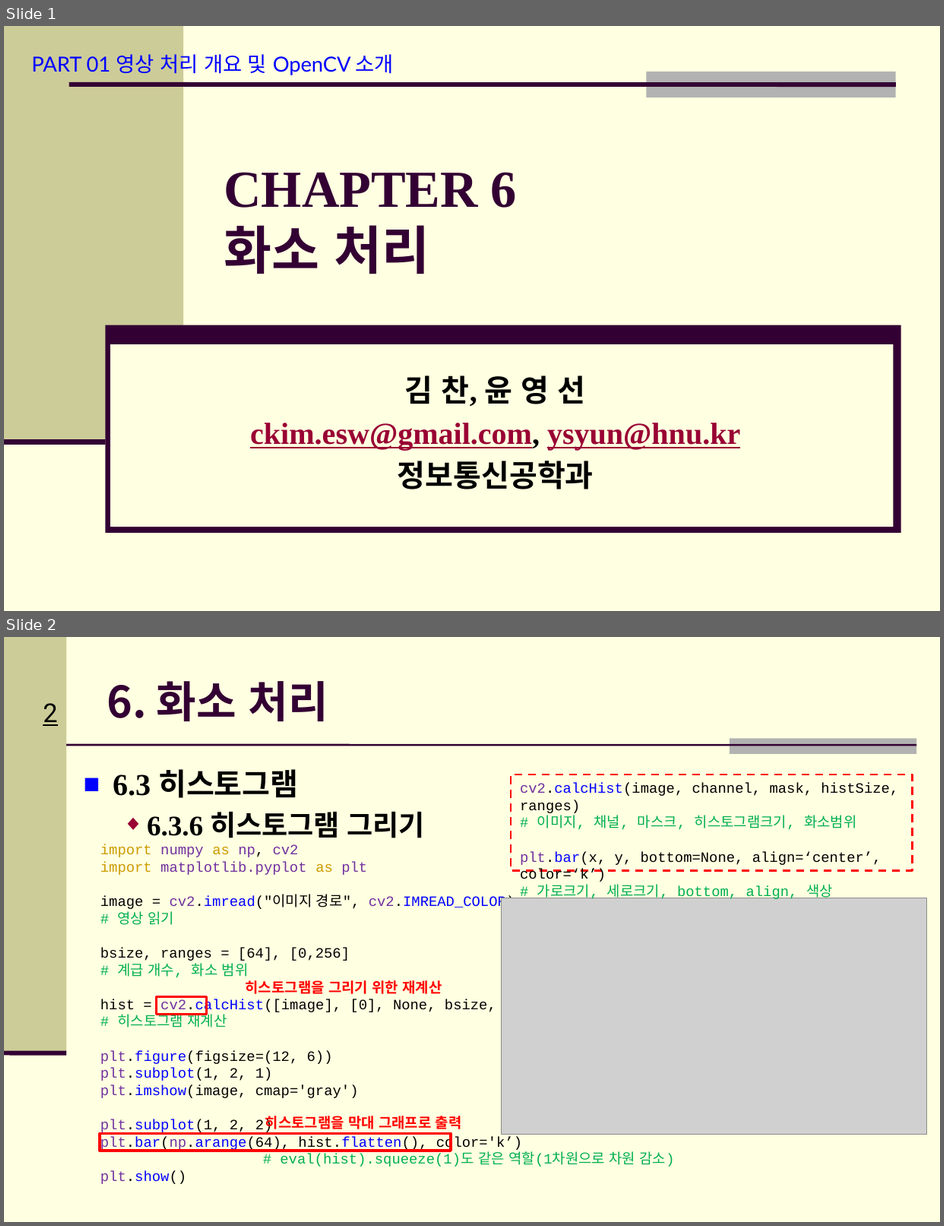
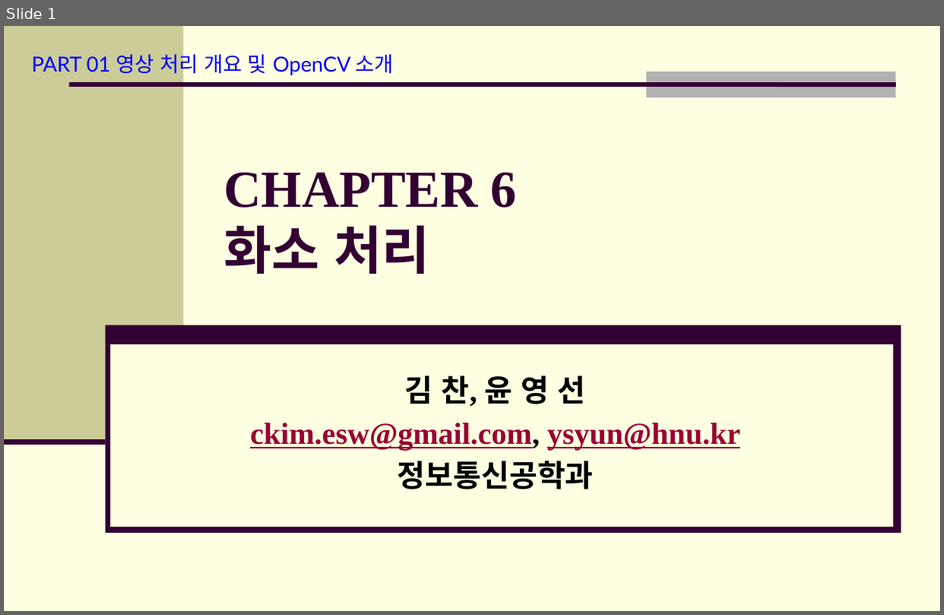
Before and after one commit to Hitbee-dev/OpenCV-Python, a slide deck: 2022-11-15/documents/CH_06 화소 처리.pptx. Shown one above the other, each under a label of ours: slides 1 and 2 before the commit, slide 1 after it. The pictures are 944x1226 and 944x615 pixels, drawn with LibreOffice and Linux fonts; fonts in the diff are those of the drawing; grey boxes stand for pictures; background and template pictures are left out. Boxes give left, top, right and bottom in pixels: in the first picture for what was removed or moved away, otherwise in the second. Text is boxed around its words. In the diff, an @@ line names an element or a change of style, - is before the commit and + after.

```diff
--- a/2022-11-15/documents/CH_06 화소 처리.pptx
+++ b/2022-11-15/documents/CH_06 화소 처리.pptx
@@ slide 2 removed at (4,637,940,1222), background #FFFFE1 @@
@@ rectangle removed at (4,637,67,1053) @@
@@ title removed at (107,681,329,721) @@
-6. 화소 처리
@@ page number removed at (43,703,57,726) @@
-2
@@ line removed from (67, 745) to (917, 745) @@
@@ rectangle removed at (730,738,917,754) @@
@@ text removed at (113,769,425,838) @@
-■ 6.3 히스토그램
-  ◆ 6.3.6 히스토그램 그리기
@@ rectangle removed at (511,775,912,871) @@
-cv2.calcHist(image, channel, mask, histSize, ranges)
-# 이미지, 채널, 마스크, 히스토그램크기, 화소범위
-plt.bar(x, y, bottom=None, align=‘center’, color=‘k’)
-# 가로크기, 세로크기, bottom, align, 색상
@@ text removed at (101,844,674,1184) @@
-import numpy as np, cv2
-import matplotlib.pyplot as plt
-image = cv2.imread("이미지 경로", cv2.IMREAD_COLOR)
-# 영상 읽기
-bsize, ranges = [64], [0,256]
-# 계급 개수, 화소 범위
-hist = cv2.calcHist([image], [0], None, bsize, ranges)
-# 히스토그램 재계산
-plt.figure(figsize=(12, 6))
-plt.subplot(1, 2, 1)
-plt.imshow(image, cmap='gray')
-plt.subplot(1, 2, 2)
-plt.bar(np.arange(64), hist.flatten(), color='k’)
-# eval(hist).squeeze(1)도 같은 역할(1차원으로 차원 감소)
-plt.show()
@@ picture removed at (501,898,927,1134) @@
@@ rectangle removed at (157,996,207,1013) @@
@@ text removed at (246,981,442,994) @@
-히스토그램을 그리기 위한 재계산
@@ line removed from (4, 1053) to (67, 1053) @@
@@ rectangle removed at (100,1133,451,1150) @@
@@ text removed at (265,1116,462,1133) @@
-히스토그램을 막대 그래프로 출력
```
Also in this commit, not shown: 5 slides added, 6 other slides removed, 3 other files.
